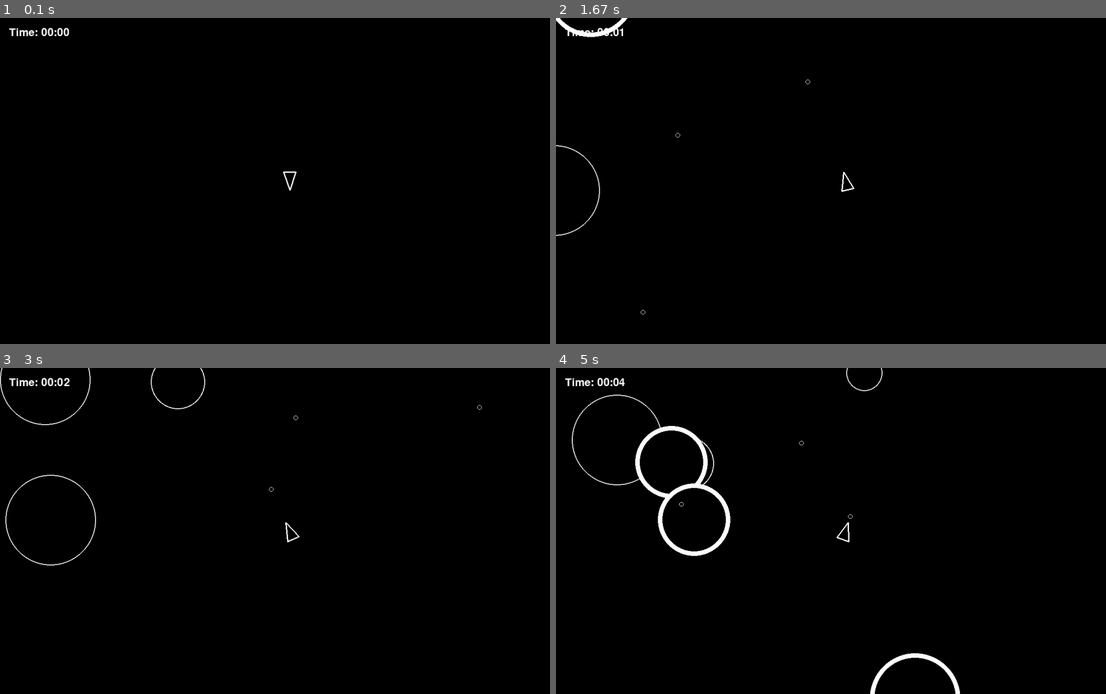
Above: before the commit, frames 1-4 (two rows, left to right).
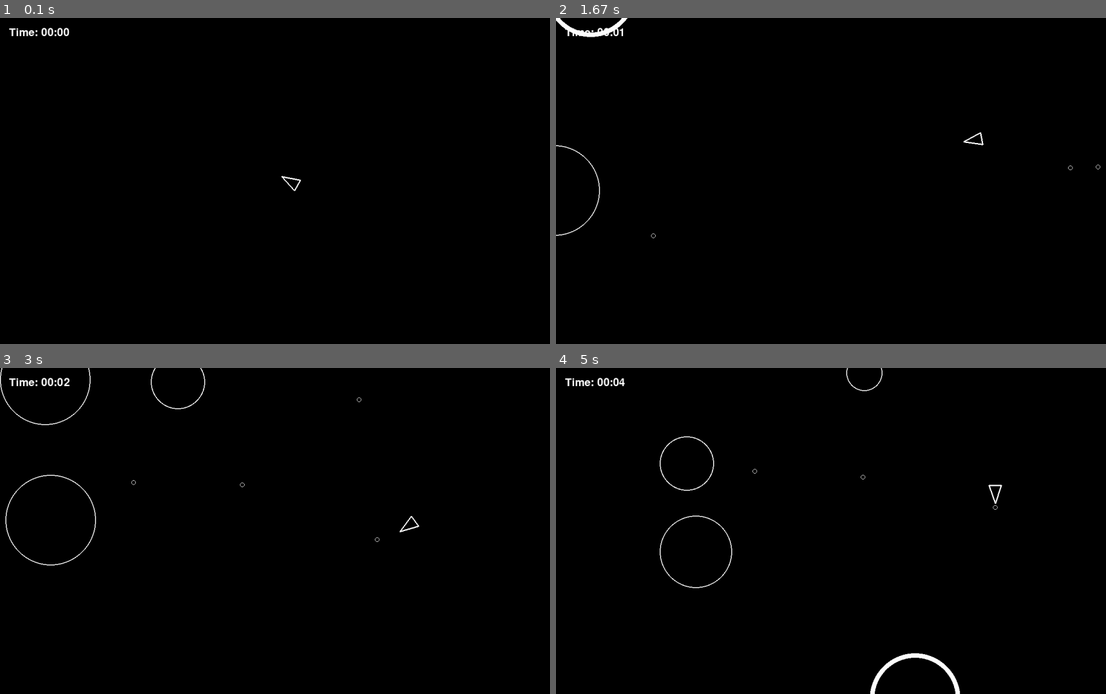
Above: after the commit, the same moments.

Repository: TobiasPartzsch/asteroids-game
Game: pygame game, started from main.py
Two runs of this game, one before a commit and one after it. Both use one fixed random seed, a clock stepped at 60 frames per second and the inputs below.
Inputs (mouse positions are in pixels of both pictures, inside the frame that each line leads up to):
- Up to frame 1 (0.1 s): no input
- Up to frame 2 (1.67 s): hold Space 0.33-0.8 s; hold D 0.33-0.8 s; move the mouse to (825, 194) at 0.37 s; hold D 0.83-1.3 s; move the mouse to (1034, 171) at 0.87 s; tap Space at 0.9, 1.2, 1.4 s; hold W 1.33-1.63 s; move the mouse to (704, 184) at 1.37 s
- Up to frame 3 (3 s): hold D 1.67-2.13 s; move the mouse to (110, 482) at 1.7 s; tap Space at 1.73, 2.03, 2.23, 2.53, 2.8 s; hold A 2.17-2.7 s; move the mouse to (374, 416) at 2.2 s; hold S from 2.73 s (still down); move the mouse to (357, 560) at 2.77 s
- Up to frame 4 (5 s): release S at 3.03 s; hold A 3.07-3.47 s; move the mouse to (858, 420) at 3.1 s; tap Space at 3.13, 3.43, 3.57, 4.3, 4.6, 4.97 s; hold W 3.5-3.87 s; move the mouse to (638, 521) at 3.53 s; click (847, 570) at 3.95 s; hold D 4.23-4.87 s; move the mouse to (825, 475) at 4.27 s; hold S from 4.9 s (still down); move the mouse to (996, 583) at 4.93 s

The runs differ from the first frame. In frame 1, less than 0.1% of the frame differs, in the area x 51-55%, y 47-54%; in frame 2, 0.1%; in frame 3, 0.1%; in frame 4, 1.6%, in the area x 2-82%, y 8-68%.

Commit message:
adjusted control functions to use different control schemes

Diff:
--- a/src/player.py
+++ b/src/player.py
@@ -1,11 +1,17 @@
+from typing import Protocol
+
 import pygame
 
+import settings.controls as controls_settings
 import settings.graphics as graphics_settings
 import settings.player as player_settings
 import settings.shot as shot_settings
 from src.circleshape import CircleShape
 from src.shot import Shot
 
+
+class KeysPressed(Protocol):
+    def __getitem__(self, key: int) -> bool: ...
 
 class Player(CircleShape):
     """Represents the player's ship in the game.
@@ -72,42 +78,35 @@
         """
         self.rotation += player_settings.TURN_SPEED * dt
 
-    def move(self, dt: float) -> None:
-        """Move the player forward in their current facing direction.
+    def thrust(self, dt: float) -> None:
+        """Move the player forward or backward in their current facing direction."""
+        direction = pygame.Vector2(0, 1).rotate(self.rotation)
+        speed = player_settings.FORWARD_SPEED if dt > 0 else player_settings.BACKWARD_SPEED
+        distance = dt * speed
+        player_settings.BOUNDARY_BEHAVIOR.handler(self, direction, distance)
 
-        Movement speed and boundary behavior are determined by player settings.
-        Negative dt values move the player backward.
+    def strafe(self, dt: float) -> None:
+        """Move the player sideways perpendicular to their ship orientation."""
+        forward = pygame.Vector2(0, 1).rotate(self.rotation)
+        direction = pygame.Vector2(-forward.y, forward.x)  # Right vector
+        if dt < 0:
+            direction = -direction  # Flip for left movement
+        distance = dt * player_settings.STRAFE_SPEED
+        player_settings.BOUNDARY_BEHAVIOR.handler(self, direction, distance)
 
-        Args:
-            dt (float): Time elapsed since last frame. Can be negative for reverse movement.
-        """
-        forward = pygame.Vector2(0, 1).rotate(self.rotation)
-        player_settings.BOUNDARY_BEHAVIOR.handler(self, forward, dt)
+    def move_screen_relative(self, direction: pygame.Vector2, dt: float) -> None:
+        """Move the player in screen-relative direction (for mouse controls)."""
+        distance = player_settings.FORWARD_SPEED * dt  # Uniform speed for all directions
+        player_settings.BOUNDARY_BEHAVIOR.handler(self, direction, distance )
 
     def update(self, dt: float) -> None:
-        """Update the player state based on keyboard input and elapsed time.
+        """Update player state based on active control scheme and input depending on passed time."""
+        keys = pygame.key.get_pressed()
+        mouse_pos = pygame.mouse.get_pos()
 
-        Handles:
-        - A/D keys for rotation (left/right)
-        - W/S keys for movement (forward/backward)
-        - Space key for shooting
-        - Shot cooldown timer countdown
-
-        Args:
-            dt (float): Time elapsed since the last frame in seconds.
-        """
-        keys = pygame.key.get_pressed()
-
-        if keys[pygame.K_a]:
-            self.rotate(dt * -1)
-        if keys[pygame.K_d]:
-            self.rotate(dt)
-        if keys[pygame.K_w]:
-            self.move(dt)
-        if keys[pygame.K_s]:
-            self.move(dt * -1)
-        if keys[pygame.K_SPACE]:
-            self.shoot()
+        controls_settings.ACTIVE_CONTROL_SCHEME.handle_input(
+            self, keys, mouse_pos, dt  # type: ignore[arg-type]
+        )
 
         self.shot_timer -= dt
 
